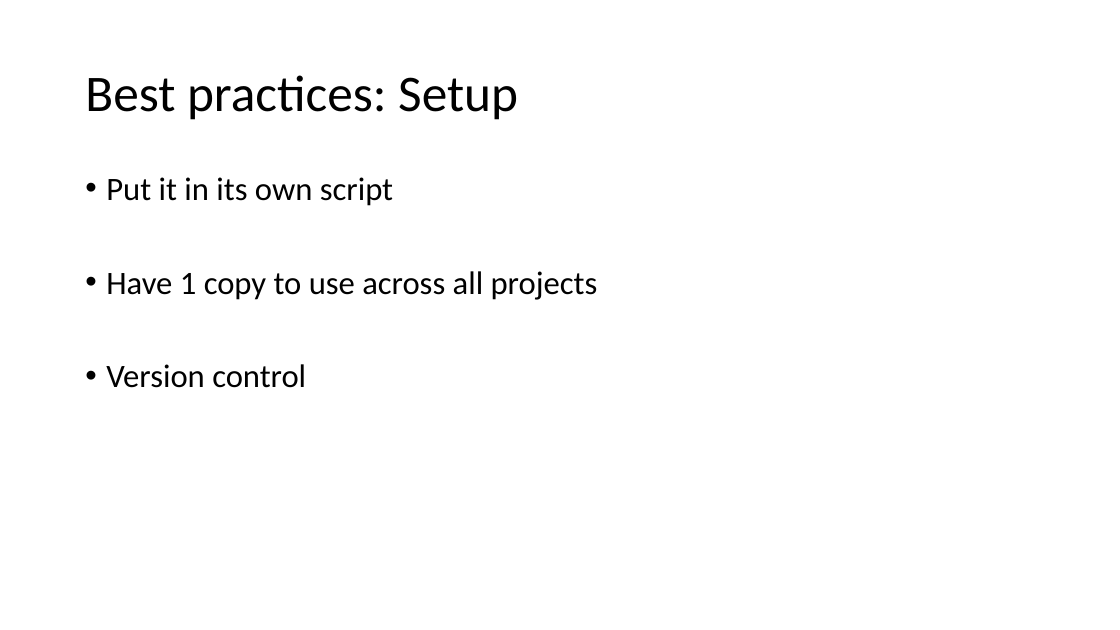
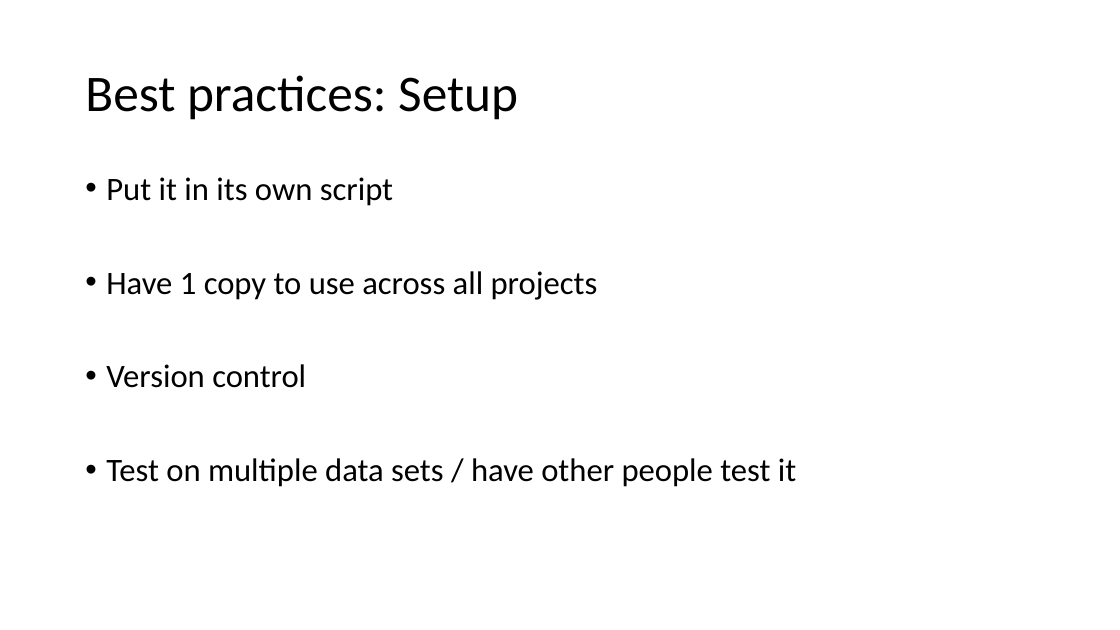
Before and after one commit to hawn-lab/workshops_UW_Seattle, a slide deck: slide 2 of 2020.06.30_R.functions/2020.06.30_R.function.best.practices.pptx. Drawn at 1120x630 pixels with LibreOffice and Linux fonts; fonts in the diff are those of the drawing. Boxes give left, top, right and bottom in pixels: in the first picture for what was removed or moved away, otherwise in the second. Text is boxed around its words. In the diff, an @@ line names an element or a change of style, - is before the commit and + after.

```diff
--- a/2020.06.30_R.functions/2020.06.30_R.function.best.practices.pptx
+++ b/2020.06.30_R.functions/2020.06.30_R.function.best.practices.pptx
@@ text at bbox=[106, 458, 796, 487]: paragraph added @@
+• Test on multiple data sets / have other people test it
```
Also in this commit, not shown: 2 other slides changed, 3 slides added.
